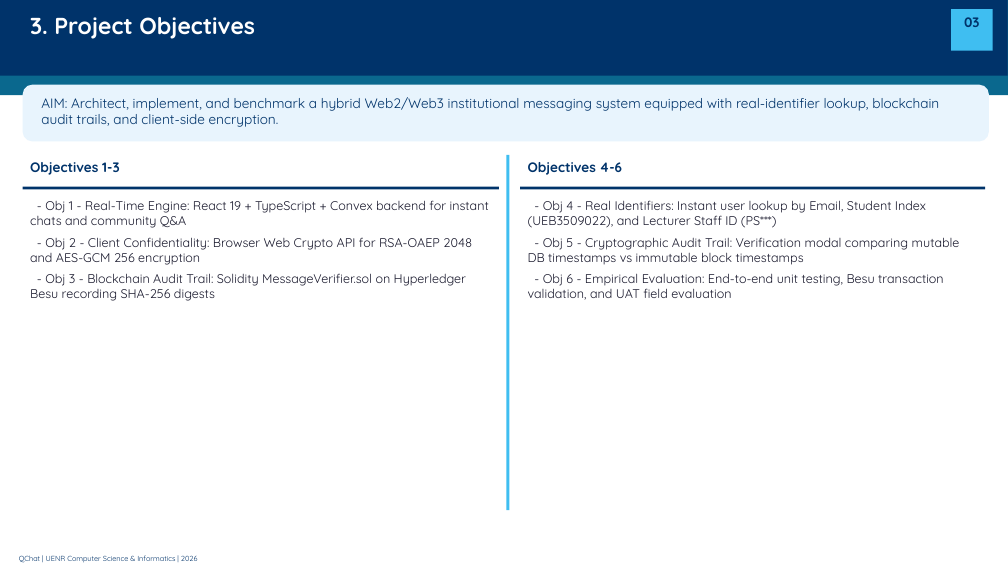
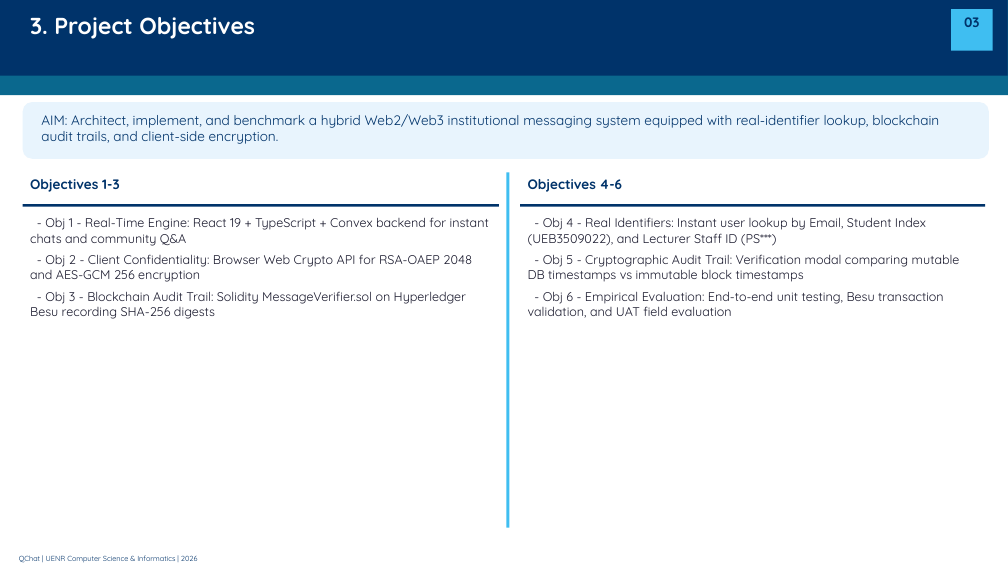
Before and after one commit to joseph-nok/Qchat, a slide deck: slide 5 of Documentation/QChat_Presentation_UENR.pptx. Drawn at 1008x567 pixels with LibreOffice and Linux fonts; fonts in the diff are those of the drawing; background and template pictures are left out. Boxes give left, top, right and bottom in pixels: in the first picture for what was removed or moved away, otherwise in the second. Text is boxed around its words. In the diff, an @@ line names an element or a change of style, - is before the commit and + after.

```diff
--- a/Documentation/QChat_Presentation_UENR.pptx
+++ b/Documentation/QChat_Presentation_UENR.pptx
@@ 3 texts, 3 rectangles, 1 rounded rectangle: place and size @@
-3 texts, 3 rectangles, 1 rounded rectangle at bbox=[23, 85, 989, 510]
+3 texts, 3 rectangles, 1 rounded rectangle at bbox=[23, 102, 989, 528]
@@ text "- Obj 1 - Real-Time ...": place and size @@
-text "- Obj 1 - Real-Time ..." at bbox=[30, 200, 489, 301]
+text "- Obj 1 - Real-Time ..." at bbox=[30, 217, 489, 319]
@@ text "- Obj 4 - Real ...": place and size @@
-text "- Obj 4 - Real ..." at bbox=[528, 200, 960, 300]
+text "- Obj 4 - Real ..." at bbox=[528, 217, 960, 318]
```
Also in this commit, not shown: 12 other slides changed, 3 other files.
